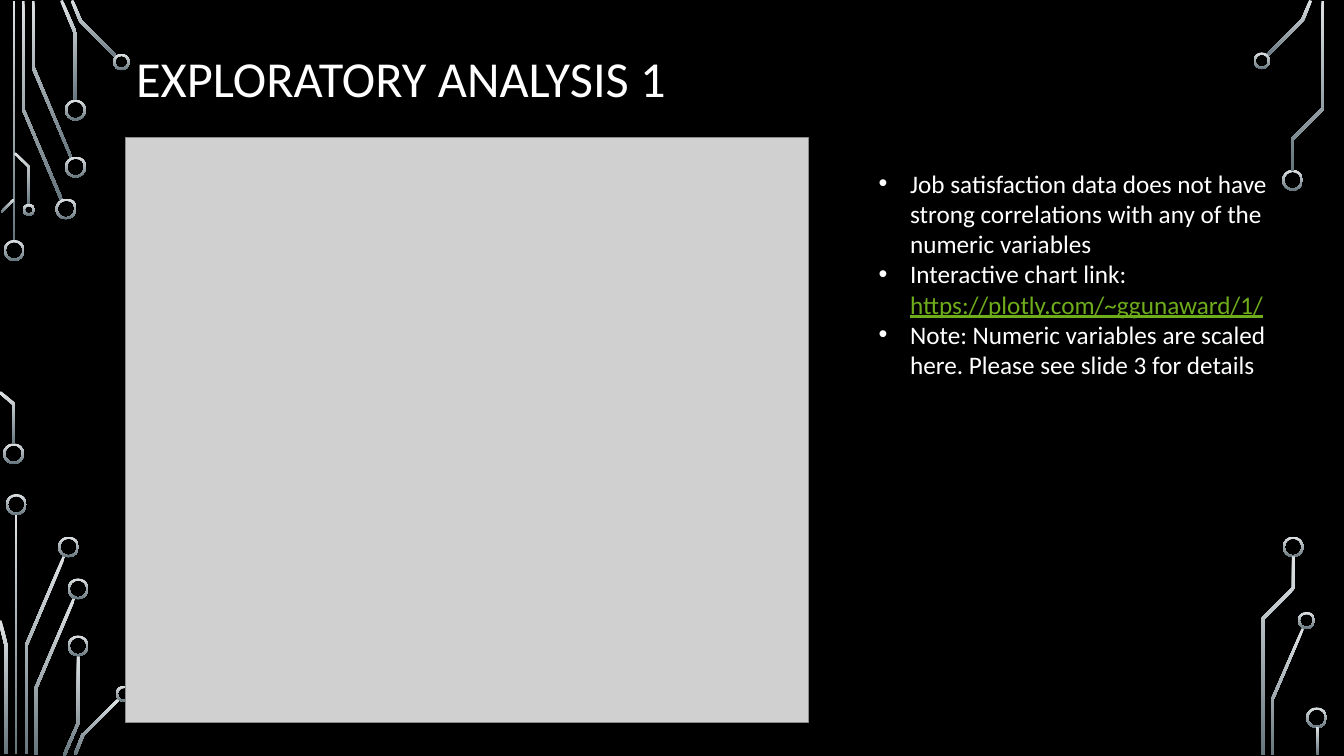
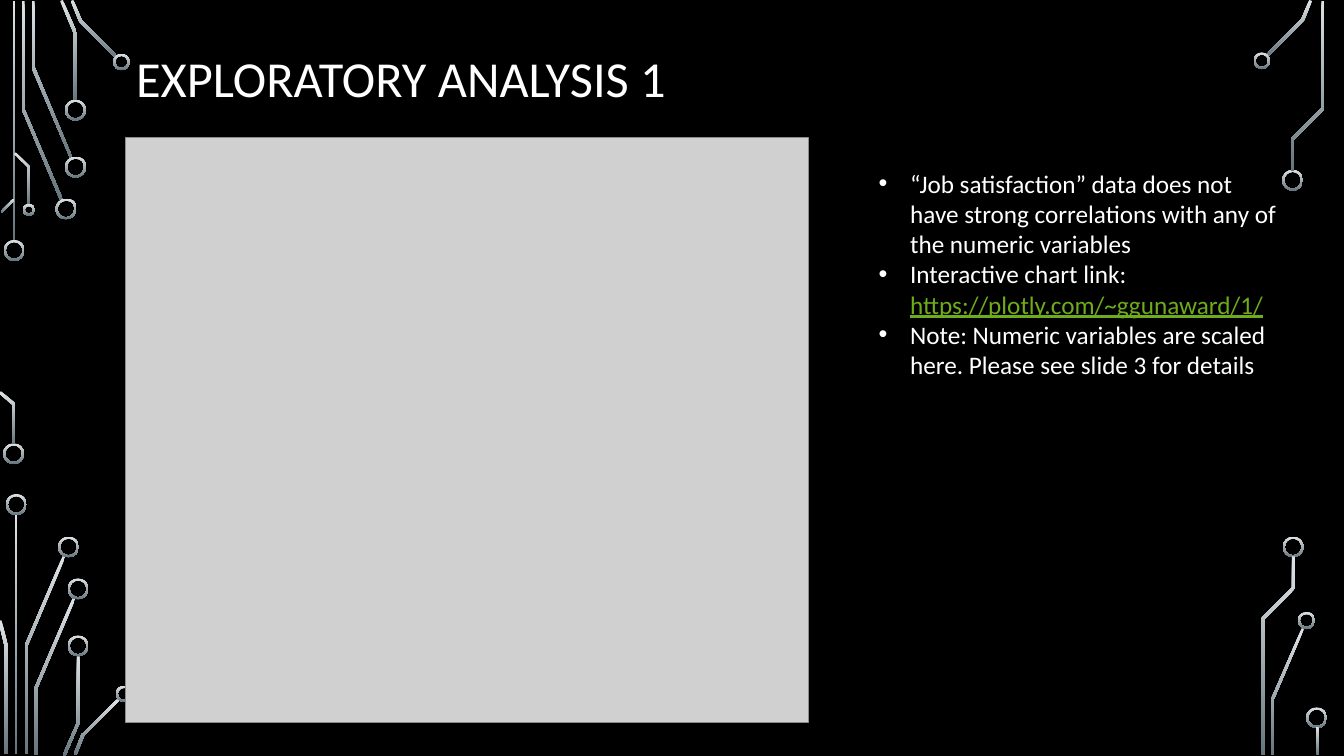
Before and after one commit to ggunaward/Misc, a slide deck: slide 4 of Vegas_dot_com assessment Powerpoint.pptx. Drawn at 1344x756 pixels with LibreOffice and Linux fonts; fonts in the diff are those of the drawing; grey boxes stand for pictures; background and template pictures are left out. Boxes give left, top, right and bottom in pixels: in the first picture for what was removed or moved away, otherwise in the second. Text is boxed around its words. In the diff, an @@ line names an element or a change of style, - is before the commit and + after.

Commit message:
Text and link updates to powerpoint.

```diff
--- a/Vegas_dot_com assessment Powerpoint.pptx
+++ b/Vegas_dot_com assessment Powerpoint.pptx
@@ text at (910, 175, 1276, 254): text changed @@
-• Job satisfaction data does not have strong correlations with any of the numeric variables
+• “Job satisfaction” data does not have strong correlations with any of the numeric variables
```
Also in this commit, not shown: 5 other slides changed.
